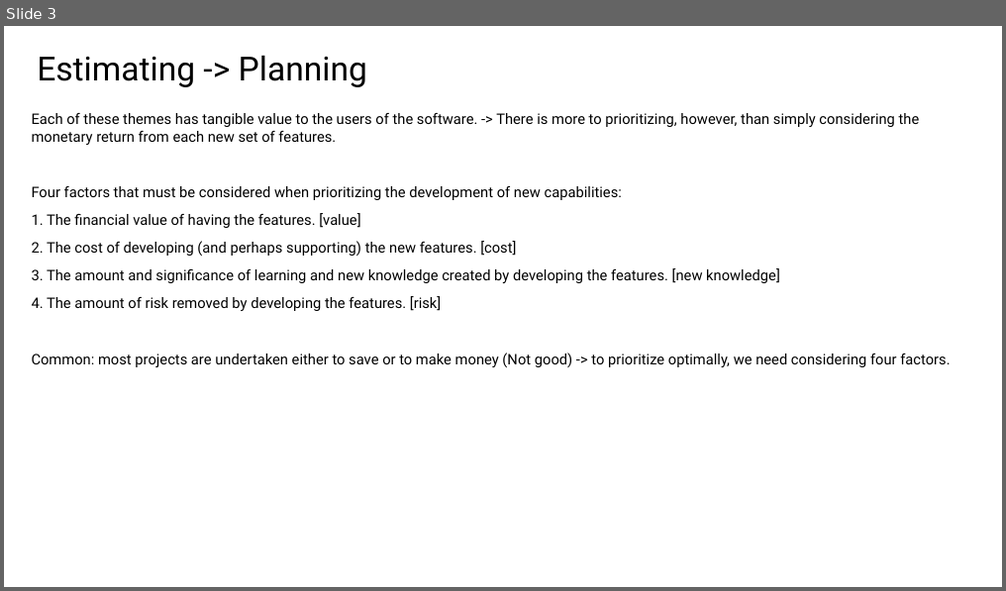
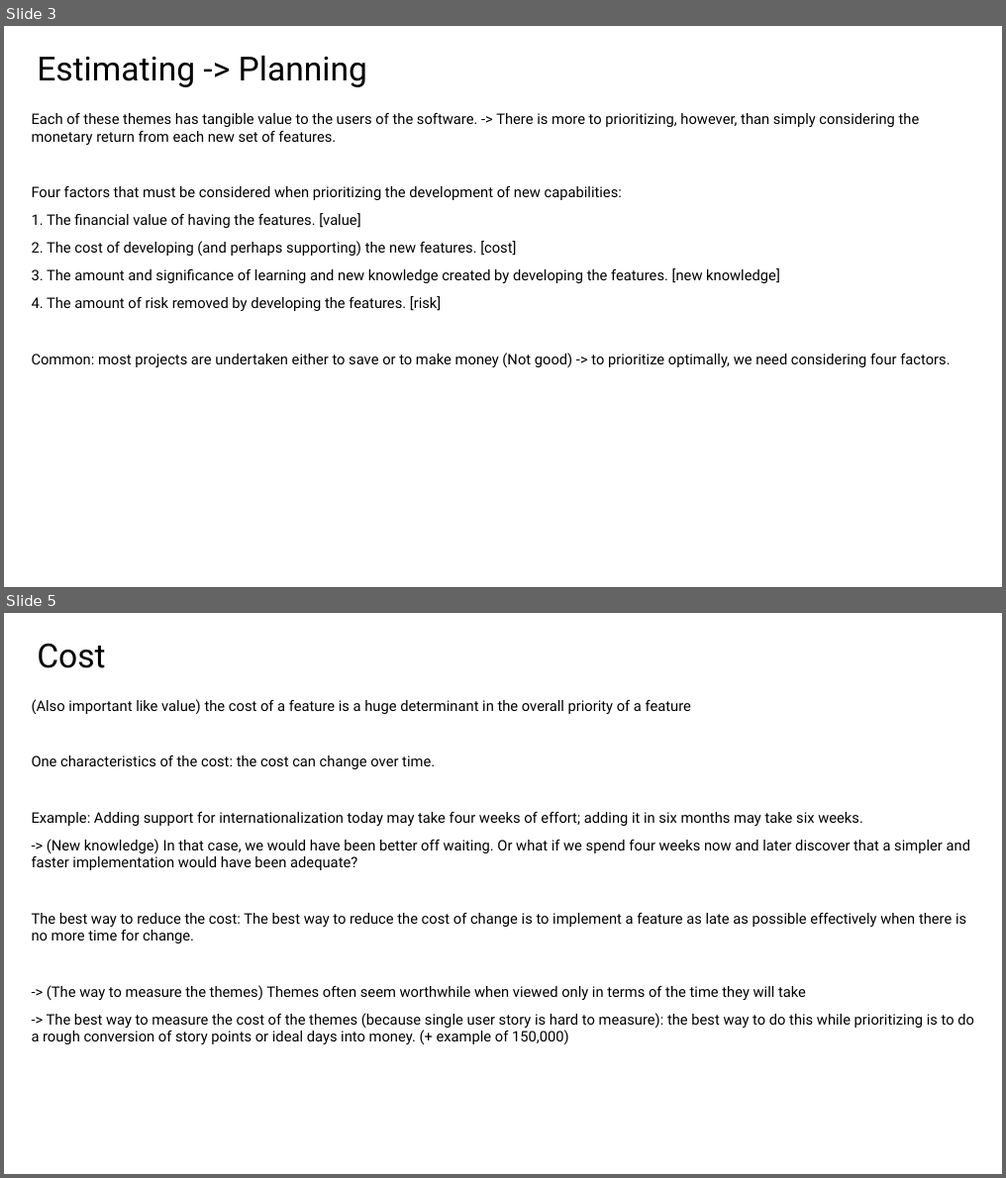
Before and after one commit to yousei-github/StudyNotes, a slide deck: temp/勉強会.pptx. Shown one above the other, each under a label of ours: slide 3 before the commit, slides 3 and 5 after it; the slides between them are not shown. The pictures are 1006x591 and 1006x1178 pixels, drawn with LibreOffice and Linux fonts; fonts in the diff are those of the drawing. Boxes give left, top, right and bottom in pixels: in the first picture for what was removed or moved away, otherwise in the second. Text is boxed around its words. In the diff, an @@ line names an element or a change of style, - is before the commit and + after.

```diff
--- a/temp/勉強会.pptx
+++ b/temp/勉強会.pptx
@@ slide 5 added at (4, 613, 1002, 1174), background #FFFFFF @@
@@ text added at (37, 643, 105, 668), 32 pt, text #000000 @@
+Cost
@@ text added at (32, 699, 974, 1045), 14 pt, text #000000 @@
+(Also important like value) the cost of a feature is a huge determinant in the overall priority of a feature
+One characteristics of the cost: the cost can change over time.
+Example: Adding support for internationalization today may take four weeks of effort; adding it in six months may take six weeks.
+-> (New knowledge) In that case, we would have been better off waiting. Or what if we spend four weeks now and later discover that a simpler and faster implementation would have been adequate?
+The best way to reduce the cost: The best way to reduce the cost of change is to implement a feature as late as possible effectively when there is no more time for change.
+-> (The way to measure the themes) Themes often seem worthwhile when viewed only in terms of the time they will take
+-> The best way to measure the cost of the themes (because single user story is hard to measure): the best way to do this while prioritizing is to do a rough conversion of story points or ideal days into money. (+ example of 150,000)
```
Also in this commit, not shown: 1 slide changed, 1 other slide added.
